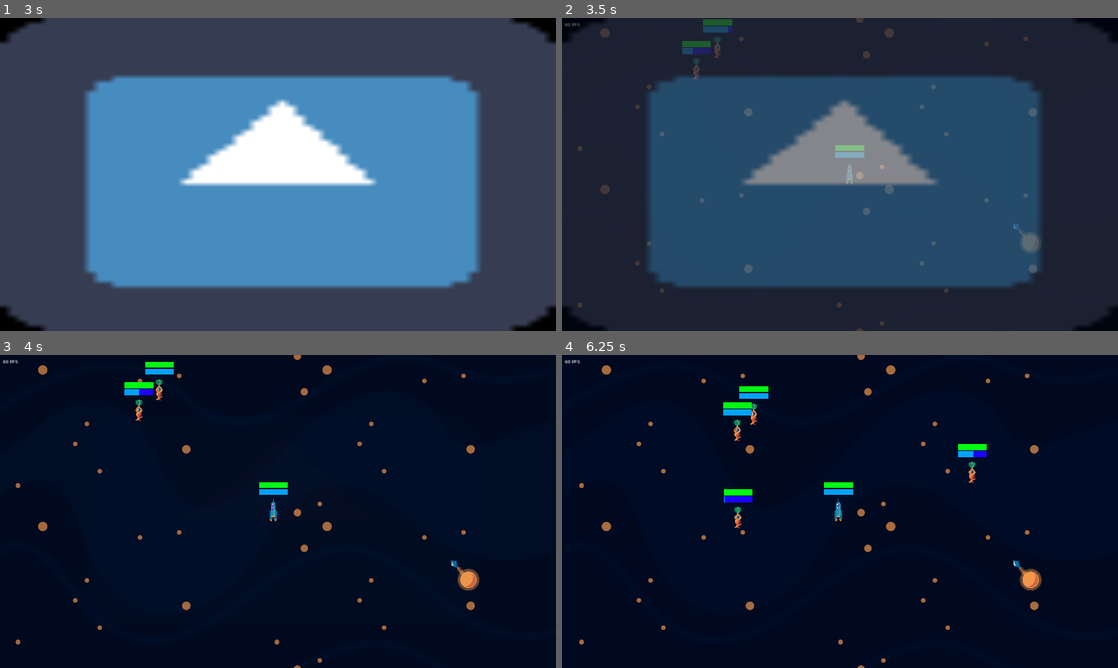
Above: before the commit, frames 1-4 (two rows, left to right).
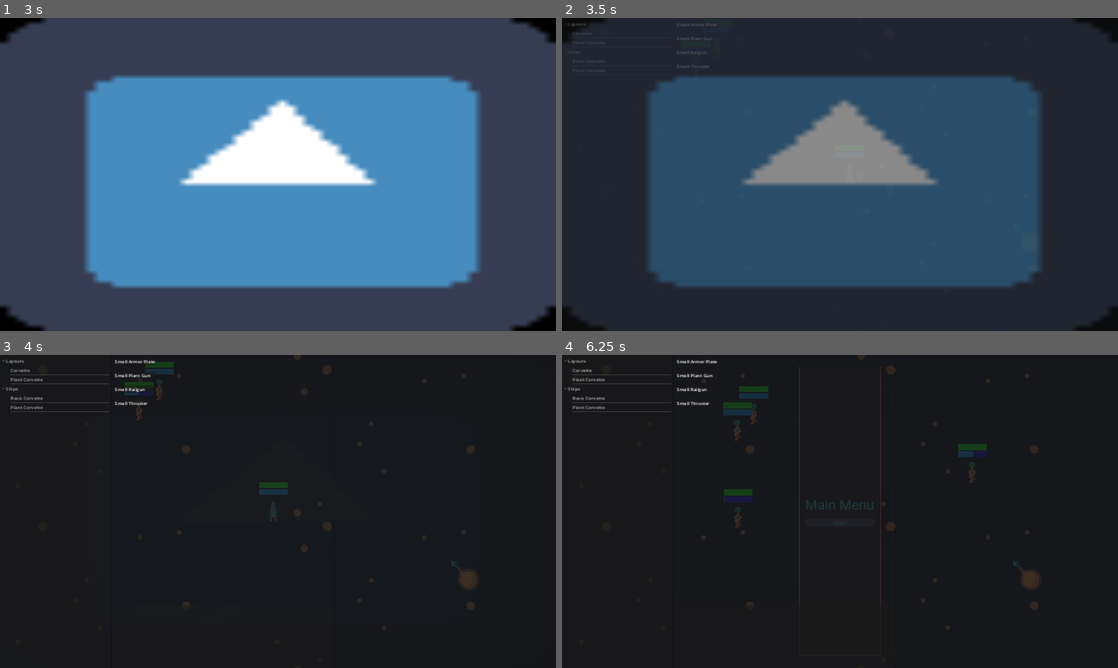
Above: after the commit, the same moments.

Repository: Bloodyaugust/ggj-2023
Game: Godot game, scene res://scenes/main.tscn
Two runs of this game, one before a commit and one after it. Both use one fixed random seed, a clock stepped at 60 frames per second and the inputs below. The engine's default icon, where the game draws it, is replaced by a stand-in: a white triangle on a blue panel in a dark square.
Inputs (mouse positions are in pixels of both pictures, inside the frame that each line leads up to):
- Up to frame 1 (3 s): tap Enter at 0.5 s; move the mouse to (400, 158) at 0.52 s; hold D (move_right) 0.53-1.25 s; hold Ctrl 0.53-1.25 s; click (400, 158) at 0.67 s; drag from (166, 190) to (294, 174) at 1.27 s; move the mouse to (333, 105) at 2.02 s; hold D (move_right) 2.03-2.75 s; hold Ctrl 2.03-2.75 s; tap Space at 2.75 s; drag from (250, 237) to (155, 43) at 2.77 s
- Up to frame 2 (3.5 s): no input
- Up to frame 3 (4 s): move the mouse to (444, 558) at 3.52 s; hold A (move_left) from 3.53 s (still down); hold Ctrl from 3.53 s (still down)
- Up to frame 4 (6.25 s): release A (move_left) at 4.25 s; release Ctrl at 4.25 s; drag from (673, 464) to (990, 464) at 4.27 s; click "Play" at 5 s; click (840, 524) at 5.75 s, where only the run after the commit has a clickable "Play"

Frame 1 is identical in both runs. In frame 2, 1.6% of the frame differs, in the area x 0-86%, y 0-100%; in frame 3, 2.3%; in frame 4, 16%, in the area x 0-87%, y 0-100%.

Commit message:
Add inital work on ship designer

Diff:
--- a/actors/Weapon.gd
+++ b/actors/Weapon.gd
@@ -27,7 +27,6 @@
       break
 
 func _fire() -> void:
-  print(parent.team + ": firing")
   _clip -= data.burst
   _cooldown = data.cooldown_time
   if _clip <= 0:
--- a/autoloads/Store.gd
+++ b/autoloads/Store.gd
@@ -4,19 +4,14 @@
 
 var persistent_store:PersistentStore
 var state: Dictionary = {
-  "client_view": "",
-  "game": "",
-  "tower_selection": null,
-  "tower_build_selection": null,
-  "money": 0,
+  "client_view": ClientConstants.CLIENT_VIEW_MAIN_MENU,
+  "game": GameConstants.GAME_OVER,
+  "debug": true,
  }
 
 func start_game() -> void:
   set_state("client_view", ClientConstants.CLIENT_VIEW_NONE)
   set_state("game", GameConstants.GAME_STARTING)
-  set_state("tower_selection", null)
-  set_state("tower_build_selection", null)
-  set_state("money", 0)
 
 func save_persistent_store() -> void:
   if ResourceSaver.save(persistent_store, ClientConstants.CLIENT_PERSISTENT_STORE_PATH) != OK:
@@ -30,9 +25,6 @@
 func _initialize():
   set_state("client_view", ClientConstants.CLIENT_VIEW_SPLASH)
   set_state("game", GameConstants.GAME_OVER)
-  set_state("tower_selection", null)
-  set_state("tower_build_selection", null)
-  set_state("money", 0)
 
 func _ready():
   if FileAccess.file_exists(ClientConstants.CLIENT_PERSISTENT_STORE_PATH):
--- a/data/layouts/plant_corvette.tres
+++ b/data/layouts/plant_corvette.tres
@@ -15,4 +15,4 @@
 slots = {}
 sprite = ExtResource("2_s52sm")
 thrust = 50.0
-name = "Corvette"
+name = "Plant Corvette"
--- a/data/ship_data.gd
+++ b/data/ship_data.gd
@@ -3,3 +3,4 @@
 
 @export var ship_class: ShipLayoutData
 @export var modules: Array[ModuleData]
+@export var name: String
--- a/data/ships/basic_corvette.tres
+++ b/data/ships/basic_corvette.tres
@@ -9,3 +9,4 @@
 script = ExtResource("1_kfjs8")
 ship_class = ExtResource("4_ibe2j")
 modules = Array[Resource("res://data/module_data.gd")]([ExtResource("1_8cbaq"), ExtResource("2_byhab")])
+name = "Basic Corvette"
--- a/data/ships/plant_corvette.tres
+++ b/data/ships/plant_corvette.tres
@@ -8,3 +8,4 @@
 script = ExtResource("3_3qcyq")
 ship_class = ExtResource("4_l4fql")
 modules = Array[Resource("res://data/module_data.gd")]([ExtResource("2_puwda")])
+name = "Plant Corvette"
--- a/scenes/main.tscn
+++ b/scenes/main.tscn
@@ -1,9 +1,10 @@
-[gd_scene load_steps=17 format=3 uid="uid://bfjaqu2i4i63i"]
+[gd_scene load_steps=18 format=3 uid="uid://bfjaqu2i4i63i"]
 
 [ext_resource type="Script" path="res://views/FPS.gd" id="1"]
 [ext_resource type="PackedScene" uid="uid://b2qppaqwqvjg3" path="res://actors/Player.tscn" id="1_4pt6e"]
 [ext_resource type="Texture2D" uid="uid://4typrc2p2rra" path="res://icon.png" id="2"]
 [ext_resource type="Theme" uid="uid://co811ue55i33m" path="res://resources/base_theme.tres" id="2_1ffbx"]
+[ext_resource type="Script" path="res://views/ShipDesigner.gd" id="3_3sc3y"]
 [ext_resource type="Script" path="res://views/MainMenu.gd" id="4"]
 [ext_resource type="PackedScene" path="res://lib/BetterCam.tscn" id="5"]
 [ext_resource type="Script" path="res://views/Splash.gd" id="6"]
@@ -151,7 +152,56 @@
 "": SubResource("AnimationLibrary_dnxrp")
 }
 
+[node name="ShipDesigner" type="MarginContainer" parent="UIRoot"]
+anchors_preset = 15
+anchor_right = 1.0
+anchor_bottom = 1.0
+grow_horizontal = 2
+grow_vertical = 2
+script = ExtResource("3_3sc3y")
+
+[node name="PanelContainer" type="PanelContainer" parent="UIRoot/ShipDesigner"]
+layout_mode = 2
+
+[node name="HBoxContainer" type="HBoxContainer" parent="UIRoot/ShipDesigner/PanelContainer"]
+layout_mode = 2
+
+[node name="ShipAndLayoutSelector" type="PanelContainer" parent="UIRoot/ShipDesigner/PanelContainer/HBoxContainer"]
+layout_mode = 2
+size_flags_horizontal = 3
+size_flags_stretch_ratio = 0.5
+
+[node name="ShipsLayouts" type="Tree" parent="UIRoot/ShipDesigner/PanelContainer/HBoxContainer/ShipAndLayoutSelector"]
+unique_name_in_owner = true
+layout_mode = 2
+
+[node name="ModuleList" type="PanelContainer" parent="UIRoot/ShipDesigner/PanelContainer/HBoxContainer"]
+layout_mode = 2
+size_flags_horizontal = 3
+
+[node name="VBoxContainer" type="VBoxContainer" parent="UIRoot/ShipDesigner/PanelContainer/HBoxContainer/ModuleList"]
+layout_mode = 2
+
+[node name="ScrollContainer" type="ScrollContainer" parent="UIRoot/ShipDesigner/PanelContainer/HBoxContainer/ModuleList/VBoxContainer"]
+layout_mode = 2
+size_flags_vertical = 3
+
+[node name="Modules" type="VBoxContainer" parent="UIRoot/ShipDesigner/PanelContainer/HBoxContainer/ModuleList/VBoxContainer/ScrollContainer"]
+unique_name_in_owner = true
+layout_mode = 2
+
+[node name="SelectedModule" type="PanelContainer" parent="UIRoot/ShipDesigner/PanelContainer/HBoxContainer/ModuleList/VBoxContainer"]
+unique_name_in_owner = true
+layout_mode = 2
+size_flags_vertical = 3
+size_flags_stretch_ratio = 0.25
+
+[node name="ShipPreview" type="PanelContainer" parent="UIRoot/ShipDesigner/PanelContainer/HBoxContainer"]
+layout_mode = 2
+size_flags_horizontal = 3
+
 [node name="FPS" type="MarginContainer" parent="UIRoot"]
+visible = false
 theme_override_constants/margin_left = 10
 theme_override_constants/margin_top = 10
 
--- /dev/null
+++ b/views/ShipDesigner.gd
@@ -0,0 +1,63 @@
+extends Control
+
+const MODULE_ITEM_COMPONENT: PackedScene = preload("res://views/components/ModuleItem.tscn")
+
+@onready var _modules_container: VBoxContainer = %Modules
+@onready var _tree: Tree = %ShipsLayouts
+
+var _layouts: Array
+var _modules: Array
+var _ships: Array
+var _slots: Array
+
+func _get_data_items() -> void:
+  var _layouts_paths: PackedStringArray = DirAccess.get_files_at("res://data/layouts/")
+  var _modules_paths: PackedStringArray = DirAccess.get_files_at("res://data/modules/")
+  var _ships_paths: PackedStringArray = DirAccess.get_files_at("res://data/ships/")
+  var _slots_paths: PackedStringArray = DirAccess.get_files_at("res://data/slots/")
+
+  _layouts = Array(_layouts_paths).map(func(path): return load("res://data/layouts/" + path))
+  _modules = Array(_modules_paths).map(func(path): return load("res://data/modules/" + path))
+  _ships = Array(_ships_paths).map(func(path): return load("res://data/ships/" + path))
+  _slots = Array(_slots_paths).map(func(path): return load("res://data/slots/" + path))
+
+  _tree.clear()
+  _tree.hide_root = true
+
+  var _root: TreeItem = _tree.create_item()
+
+  var _layouts_root: TreeItem = _tree.create_item(_root)
+  var _ships_root: TreeItem = _tree.create_item(_root)
+
+  _layouts_root.set_text(0, "Layouts")
+  _ships_root.set_text(0, "Ships")
+
+  for _layout in _layouts:
+    var _new_item: TreeItem = _tree.create_item(_layouts_root)
+
+    _new_item.set_text(0, _layout.name)
+
+  for _ship in _ships:
+    var _new_item: TreeItem = _tree.create_item(_ships_root)
+
+    _new_item.set_text(0, _ship.name)
+
+  GDUtil.queue_free_children(_modules_container)
+  for _module in _modules:
+    var _new_module_item: Control = MODULE_ITEM_COMPONENT.instantiate()
+
+    _new_module_item.data = _module
+    _modules_container.add_child(_new_module_item)
+
+func _on_state_changed(state_key, substate):
+  pass
+
+func _ready():
+  Store.state_changed.connect(self._on_state_changed)
+
+  _get_data_items()
+
+  print(_layouts)
+  print(_modules)
+  print(_ships)
+  print(_slots)
--- /dev/null
+++ b/views/components/ModuleItem.gd
@@ -0,0 +1,8 @@
+extends Control
+
+var data: ModuleData
+
+@onready var _label: Label = %Label
+
+func _ready():
+  _label.text = data.name
--- /dev/null
+++ b/views/components/ModuleItem.tscn
@@ -0,0 +1,23 @@
+[gd_scene load_steps=2 format=3 uid="uid://ka78tl05lipd"]
+
+[ext_resource type="Script" path="res://views/components/ModuleItem.gd" id="1_3i3s4"]
+
+[node name="ModuleItem" type="MarginContainer"]
+offset_left = 5.0
+offset_right = 5.0
+offset_bottom = 23.0
+theme_override_constants/margin_left = 10
+theme_override_constants/margin_top = 10
+theme_override_constants/margin_right = 10
+theme_override_constants/margin_bottom = 10
+script = ExtResource("1_3i3s4")
+
+[node name="PanelContainer" type="PanelContainer" parent="."]
+layout_mode = 2
+
+[node name="HBoxContainer" type="HBoxContainer" parent="PanelContainer"]
+layout_mode = 2
+
+[node name="Label" type="Label" parent="PanelContainer/HBoxContainer"]
+unique_name_in_owner = true
+layout_mode = 2
